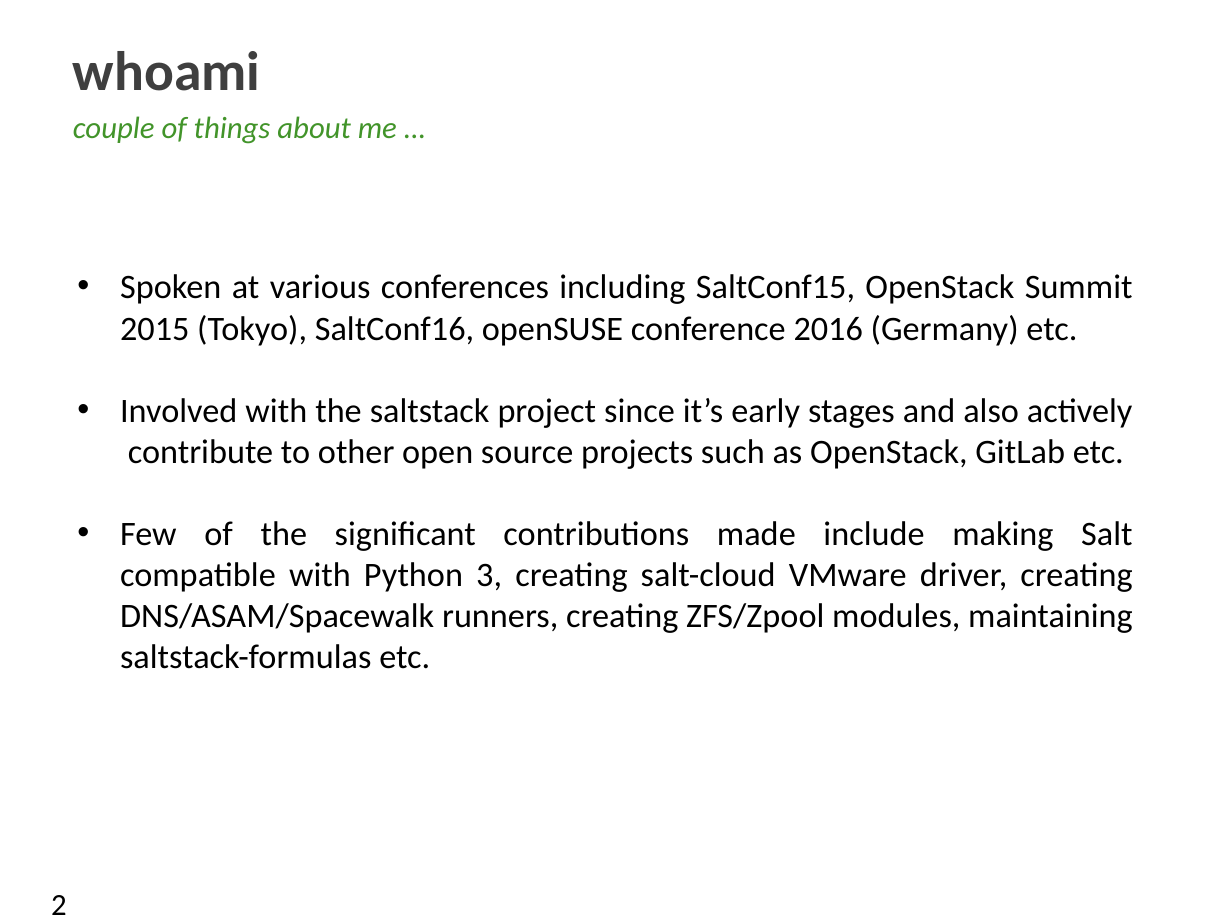
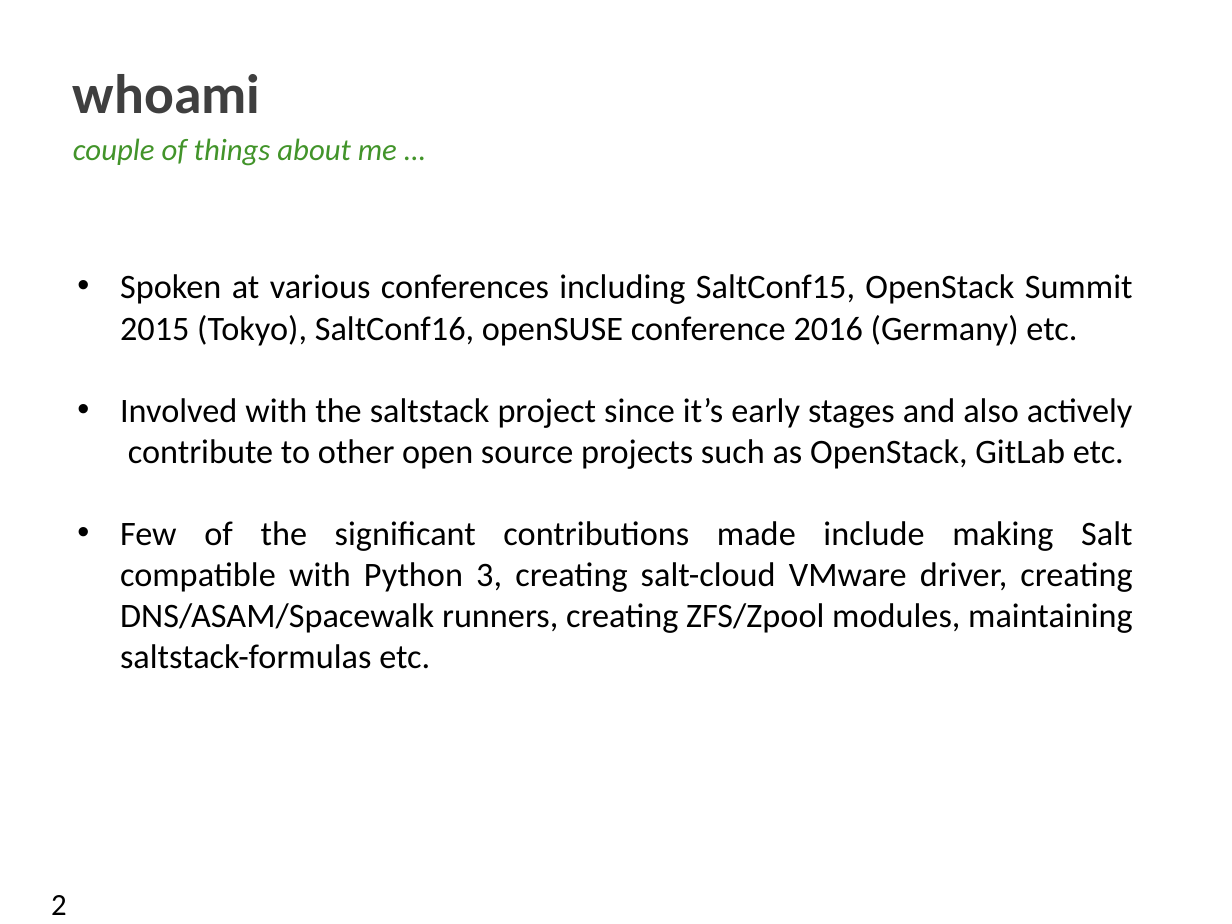
Before and after one commit to nmadhok/oSC16, a slide deck: slide 2 of PPT/Managing VMware infrastructure using salt-cloud.pptx. Drawn at 1232x924 pixels with LibreOffice and Linux fonts; fonts in the diff are those of the drawing; background and template pictures are left out. Boxes give left, top, right and bottom in pixels: in the first picture for what was removed or moved away, otherwise in the second. Text is boxed around its words. In the diff, an @@ line names an element or a change of style, - is before the commit and + after.

```diff
--- a/PPT/Managing VMware infrastructure using salt-cloud.pptx
+++ b/PPT/Managing VMware infrastructure using salt-cloud.pptx
@@ text "whoami": place and size @@
-text "whoami" at [73, 51, 260, 91]
+text "whoami" at [73, 74, 260, 114]
@@ text "couple of things about me ...": place and size @@
-text "couple of things about me ..." at [73, 116, 397, 144]
+text "couple of things about me ..." at [73, 138, 397, 166]
```
Also in this commit, not shown: 4 other slides changed, 1 other file.
